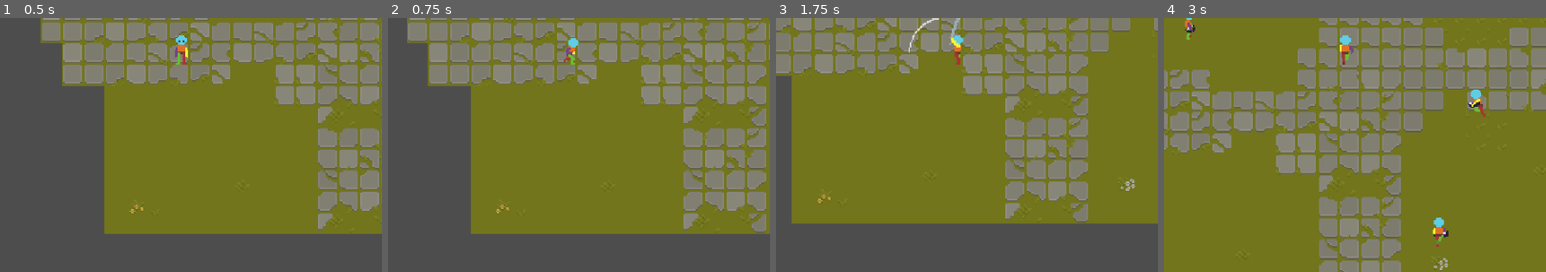
Above: before the commit, frames 1-4 (left to right).
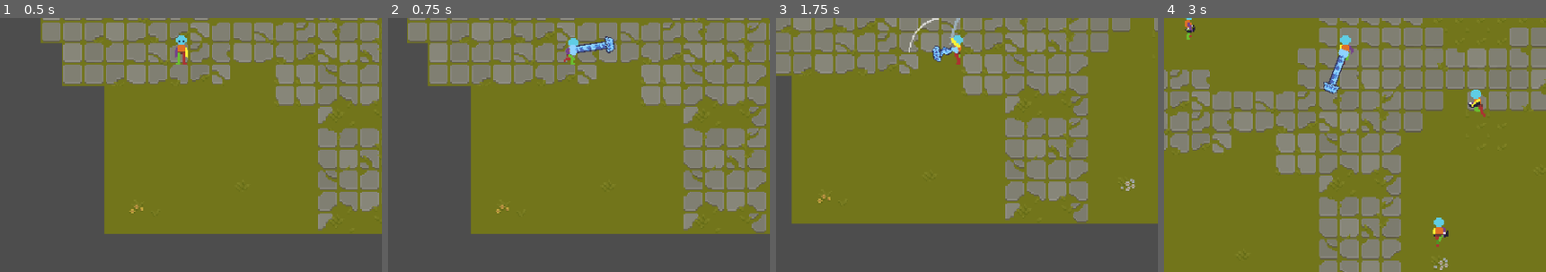
Above: after the commit, the same moments.

Repository: DmNiv/Tekoha
Game: Godot game, scene res://levels/teste.tscn
Same seed, same stepped clock (60 frames per second), same inputs: the game is played once before the commit and once after it.
Inputs (mouse positions are % of the whole screen's width and height, from its top left):
- Up to frame 1 (0.5 s): no input
- Up to frame 2 (0.75 s): move the mouse to (72, 45) at 0.52 s; hold D (move_right) from 0.53 s (still down); tap Space (use_ability) at 0.6 s
- Up to frame 3 (1.75 s): move the mouse to (30, 55) at 1.27 s; release D (move_right) at 1.28 s; hold S (move_down) from 1.28 s (still down); click (30, 55) at 1.35 s; tap Space (use_ability) at 1.55 s
- Up to frame 4 (3 s): move the mouse to (60, 28) at 2.02 s; release S (move_down) at 2.03 s; hold D (move_right) 2.03-2.78 s; right-click (60, 28) at 2.1 s; tap Space (use_ability) at 2.3, 2.85 s; move the mouse to (45, 70) at 2.77 s; hold W (move_up) from 2.78 s (still down)
The pictures show only the part of the screen within x 26-76%, y 44-94%; the shares and areas given below are measured in that part.

Frame 1 is identical in both runs. In frame 2, 0.5% of the frame differs, in the area x 47-60%, y 7-15%; in frame 3, 0.2%; in frame 4, 0.5%, in the area x 41-49%, y 11-31%.

Commit message:
gambiarra

Diff:
--- a/tekoha/amulets/vitoria_regia/vitoria_regia.gd
+++ b/tekoha/amulets/vitoria_regia/vitoria_regia.gd
@@ -2,10 +2,17 @@
 
 @onready var animation_player: AnimationPlayer = $AnimationPlayer
 @onready var animated_sprite_2d: AnimatedSprite2D = $AnimatedSprite2D
+@onready var water_collision: CollisionShape2D = $WaterArea/WaterCollision
+@onready var player : Player = get_tree().get_first_node_in_group("Player")
+
+func _ready() -> void:
+	animated_sprite_2d.animation = "start"
 
 func _process(delta: float) -> void:
+	look_at(get_global_mouse_position())
 	if Input.is_action_just_pressed("use_ability"):
 		animated_sprite_2d.visible = true
+		water_collision.disabled = false
 		animation_player.play("start")
 	if Input.is_action_just_released("use_ability"):
 		animation_player.play("finish")
@@ -14,3 +21,10 @@
 func _on_animation_player_animation_finished(anim_name: StringName) -> void:
 	if anim_name == "start":
 		animation_player.play("loop")
+	if anim_name == "finish":
+		animated_sprite_2d.visible = false
+		water_collision.disabled = true
+
+
+func _on_water_area_area_entered(area: Area2D) -> void:
+	area.get_parent().velocity -= 200
--- a/tekoha/amulets/vitoria_regia/vitoria_regia.tscn
+++ b/tekoha/amulets/vitoria_regia/vitoria_regia.tscn
@@ -127,18 +127,6 @@
 "update": 1,
 "values": [&"finish"]
 }
-tracks/1/type = "value"
-tracks/1/imported = false
-tracks/1/enabled = true
-tracks/1/path = NodePath("AnimatedSprite2D:frame")
-tracks/1/interp = 1
-tracks/1/loop_wrap = true
-tracks/1/keys = {
-"times": PackedFloat32Array(0),
-"transitions": PackedFloat32Array(1),
-"update": 1,
-"values": [0]
-}
 
 [sub_resource type="Animation" id="Animation_3bpfj"]
 resource_name = "finish"
@@ -212,13 +200,13 @@
 height = 58.0
 
 [node name="VitoriaRegia" type="Node2D"]
-position = Vector2(181, 64)
 script = ExtResource("1_udvkp")
 
 [node name="AnimatedSprite2D" type="AnimatedSprite2D" parent="."]
 visible = false
-position = Vector2(0, 39)
-rotation = 3.14159
+position = Vector2(24, 0)
+rotation = 1.5708
+scale = Vector2(0.85, 0.85)
 sprite_frames = SubResource("SpriteFrames_d3pdj")
 animation = &"finish"
 
@@ -228,12 +216,16 @@
 }
 
 [node name="WaterArea" type="Area2D" parent="."]
+collision_layer = 64
+collision_mask = 4
 
 [node name="WaterCollision" type="CollisionShape2D" parent="WaterArea"]
-position = Vector2(0, 41)
+position = Vector2(29, 0)
+rotation = -1.5708
 shape = SubResource("CapsuleShape2D_8kknu")
 disabled = true
 
 [node name="CooldownTimer" type="Timer" parent="."]
 
 [connection signal="animation_finished" from="AnimationPlayer" to="." method="_on_animation_player_animation_finished"]
+[connection signal="area_entered" from="WaterArea" to="." method="_on_water_area_area_entered"]
--- a/tekoha/player/player.tscn
+++ b/tekoha/player/player.tscn
@@ -36,6 +36,7 @@
 [ext_resource type="Script" uid="uid://bams61k3mbgxn" path="res://player/states/attack_end.gd" id="25_knn7v"]
 [ext_resource type="Script" uid="uid://tc6n5rypn0ql" path="res://player/states/state_attack02.gd" id="30_jd2rm"]
 [ext_resource type="Script" uid="uid://dksw0a2dtuj7o" path="res://player/states/state_dash.gd" id="32_1s1yo"]
+[ext_resource type="PackedScene" uid="uid://noexr0eshm8s" path="res://amulets/vitoria_regia/vitoria_regia.tscn" id="37_pnw6m"]
 
 [sub_resource type="RectangleShape2D" id="RectangleShape2D_1s1yo"]
 size = Vector2(68, 39)
@@ -2693,6 +2694,8 @@
 [node name="RollTimer" type="Timer" parent="."]
 one_shot = true
 
+[node name="VitoriaRegia" parent="." instance=ExtResource("37_pnw6m")]
+
 [connection signal="area_entered" from="Weapon/WeaponHitbox" to="Weapon" method="_on_weapon_hitbox_area_entered"]
 [connection signal="animation_finished" from="AnimationTree" to="StateMachine/Attack01" method="_on_animation_tree_animation_finished"]
 [connection signal="animation_finished" from="AnimationTree" to="StateMachine/AttackEnd" method="_on_animation_tree_animation_finished"]
Not shown: 1 places in tekoha/player/player.tscn that only renumber resources
